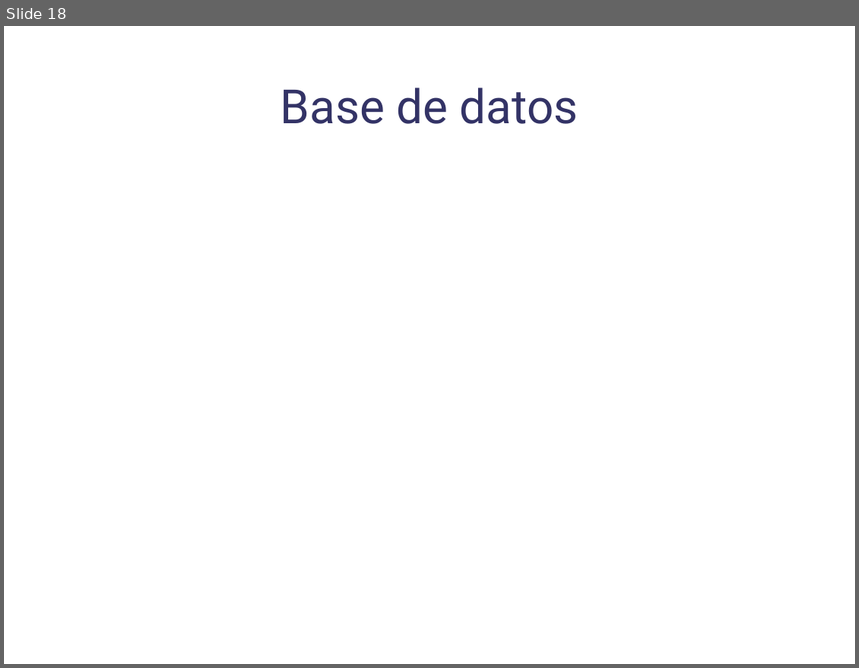
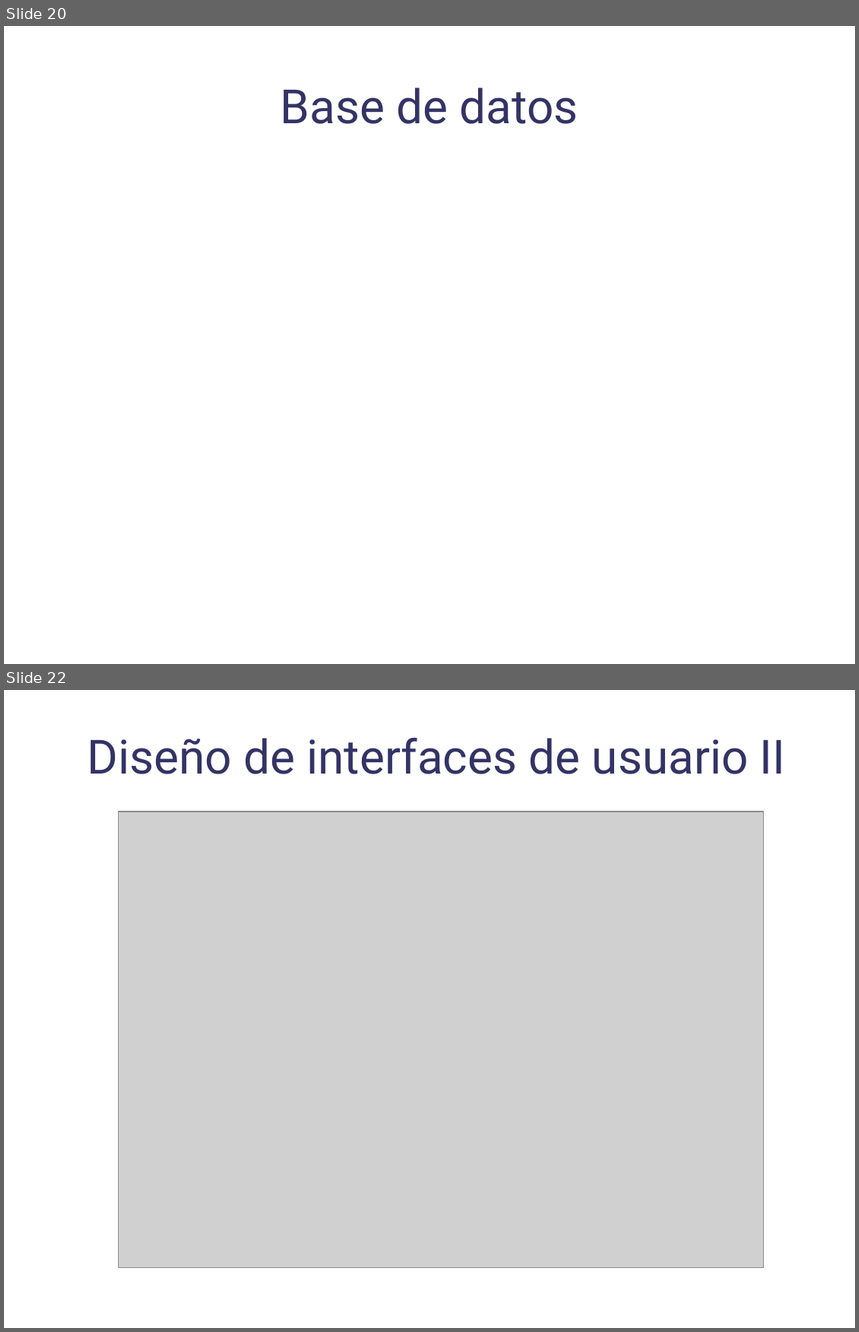
Before and after one commit to danoco78/touchteam, a slide deck: 2_iteracion/Planificacion/InformacionPresentacion/[Sergio] Presentacion-Analisis.odp. Shown one above the other, each under a label of ours: slide 18 before the commit, slides 20 and 22 after it; the slides between them are not shown. The pictures are 859x668 and 859x1332 pixels, drawn with LibreOffice and Linux fonts; fonts in the diff are those of the drawing; grey boxes stand for pictures; background and template pictures are left out. Boxes give left, top, right and bottom in pixels: in the first picture for what was removed or moved away, otherwise in the second. Text is boxed around its words. In the diff, an @@ line names an element or a change of style, - is before the commit and + after.

Commit message:
Modificada presentación del equipo de análisis. Arreglado documento de diseño.

```diff
--- a/2_iteracion/Planificacion/InformacionPresentacion/[Sergio] Presentacion-Analisis.odp
+++ b/2_iteracion/Planificacion/InformacionPresentacion/[Sergio] Presentacion-Analisis.odp
@@ slide 22 added at <box>4,690,855,1328</box>, background picture (left out) @@
@@ text added at <box>88,738,786,774</box>, 44 pt, text #333366 @@
+Diseño de interfaces de usuario II
@@ picture added at <box>118,812,764,1268</box> @@
@@ what was slide 18 is now slide 20 @@
```
Also in this commit, not shown: 3 slides changed, 3 other slides added, 1 slide removed, 1 other file.
